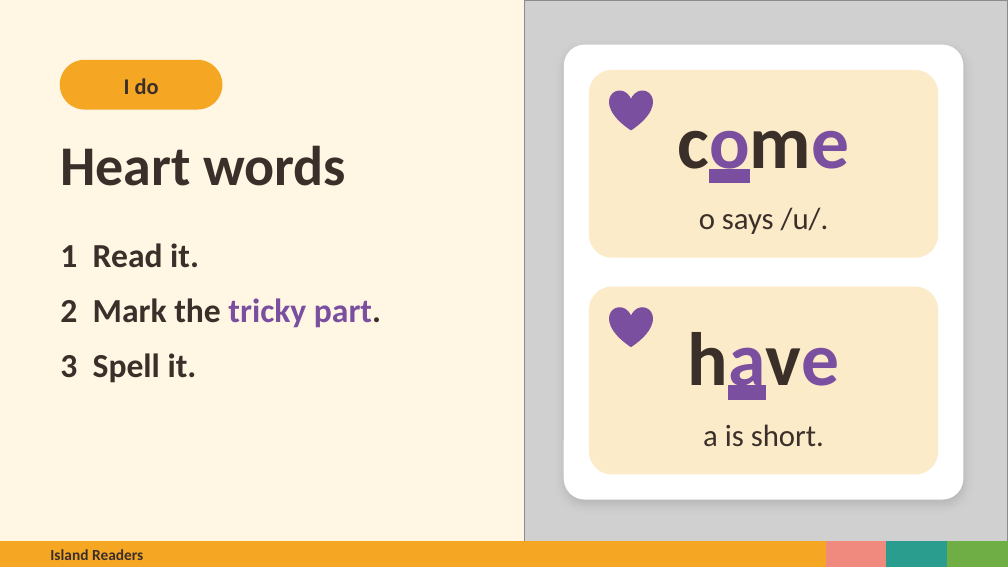
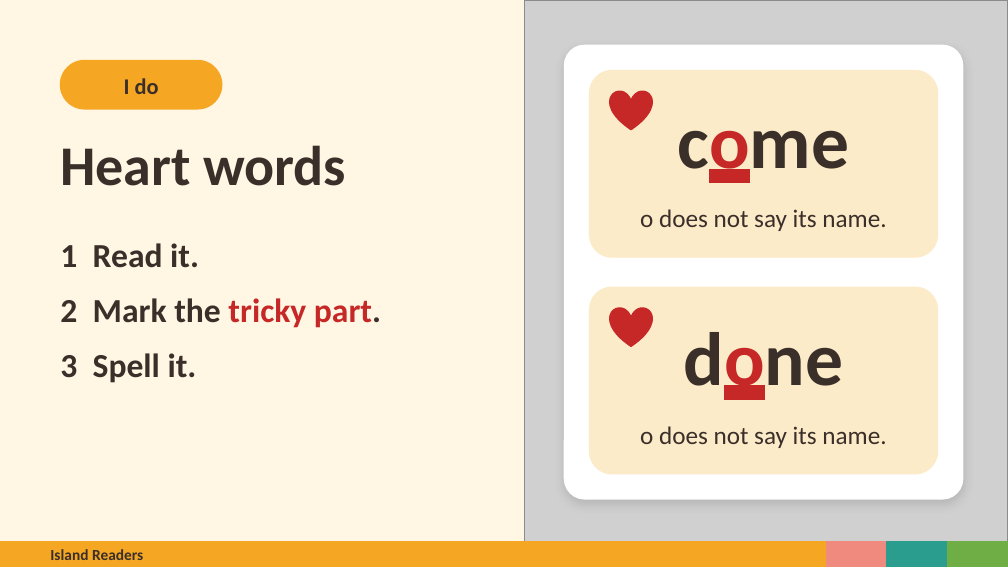
Before and after one commit to Silkwormx/island-readers, a slide deck: slide 20 of materials/unit5/Island_Readers_Tricky_e_Endings.pptx (slide 13 before the commit). Drawn at 1008x567 pixels with LibreOffice and Linux fonts; fonts in the diff are those of the drawing; grey boxes stand for pictures. Boxes give left, top, right and bottom in pixels: in the first picture for what was removed or moved away, otherwise in the second. Text is boxed around its words. In the diff, an @@ line names an element or a change of style, - is before the commit and + after.

```diff
--- a/materials/unit5/Island_Readers_Tricky_e_Endings.pptx
+++ b/materials/unit5/Island_Readers_Tricky_e_Endings.pptx
@@ text "come" at <box>678,130,850,183</box>: text colour #7B4FA0 to #C62828, text colour #7B4FA0 to #3B2F2A in "come" @@
@@ heart at <box>610,91,652,130</box>: fill #7B4FA0 to #C62828; outline #7B4FA0 1 pt to #C62828 1 pt @@
@@ text at <box>640,209,886,231</box>: text changed; size 22 to 18 pt @@
-o says /u/.
+o does not say its name.
@@ text at <box>60,298,381,328</box>: text colour #7B4FA0 to #C62828 in "tricky part." @@
@@ heart at <box>610,307,652,347</box>: fill #7B4FA0 to #C62828; outline #7B4FA0 1 pt to #C62828 1 pt @@
@@ text at <box>684,332,844,400</box>: text changed @@
-have
+done
@@ text at <box>640,426,886,448</box>: text changed; size 22 to 18 pt @@
-a is short.
+o does not say its name.
```
Also in this commit, not shown: 15 other slides changed, 13 slides added, 2 slides removed, 41 other files.
